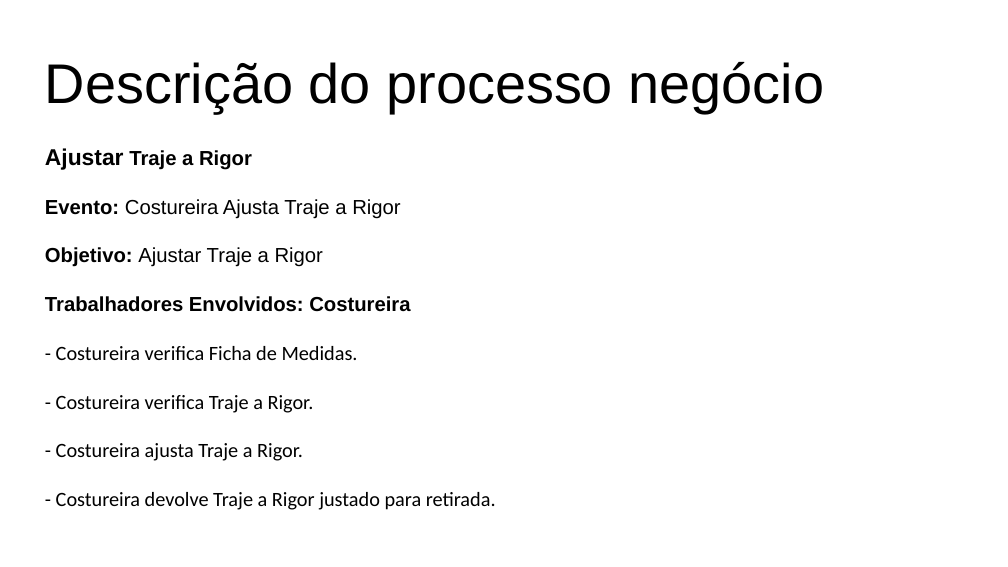
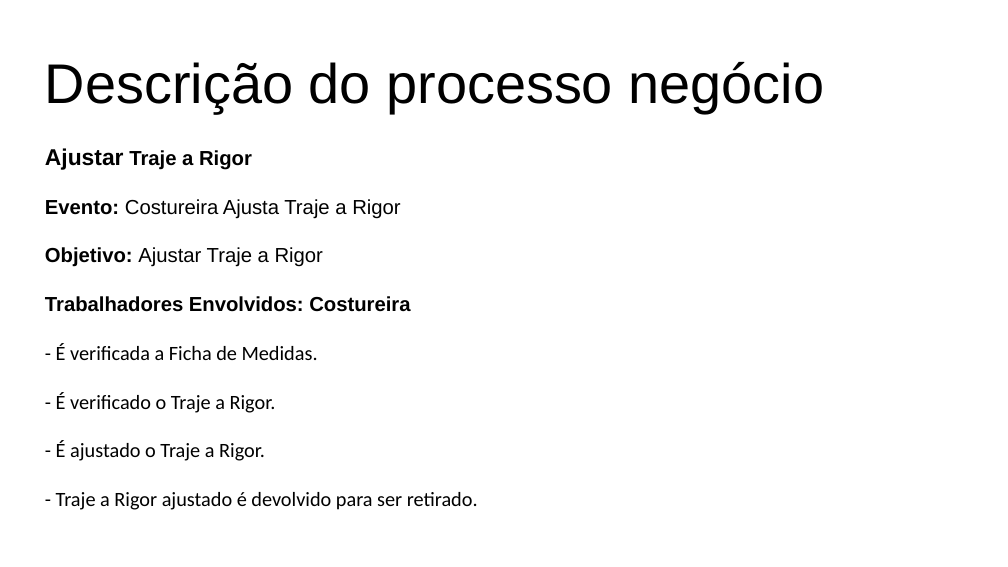
Before and after one commit to grupopenelopechavosa/OPE---Faculdade-Impacta, a slide deck: slide 3 of 18 - Descrição dos Processo de Negocio.pptx. Drawn at 1008x567 pixels with LibreOffice and Linux fonts; fonts in the diff are those of the drawing. Boxes give left, top, right and bottom in pixels: in the first picture for what was removed or moved away, otherwise in the second. Text is boxed around its words. In the diff, an @@ line names an element or a change of style, - is before the commit and + after.

```diff
--- a/18 - Descrição dos Processo de Negocio.pptx
+++ b/18 - Descrição dos Processo de Negocio.pptx
@@ text at [56,343,478,510]: text changed @@
-- Costureira verifica Ficha de Medidas.
-- Costureira verifica Traje a Rigor.
-- Costureira ajusta Traje a Rigor.
-- Costureira devolve Traje a Rigor justado para retirada.
+- É verificada a Ficha de Medidas.
+- É verificado o Traje a Rigor.
+- É ajustado o Traje a Rigor.
+- Traje a Rigor ajustado é devolvido para ser retirado.
```
Also in this commit, not shown: 4 other slides changed, 2 slides removed, 4 other files.
